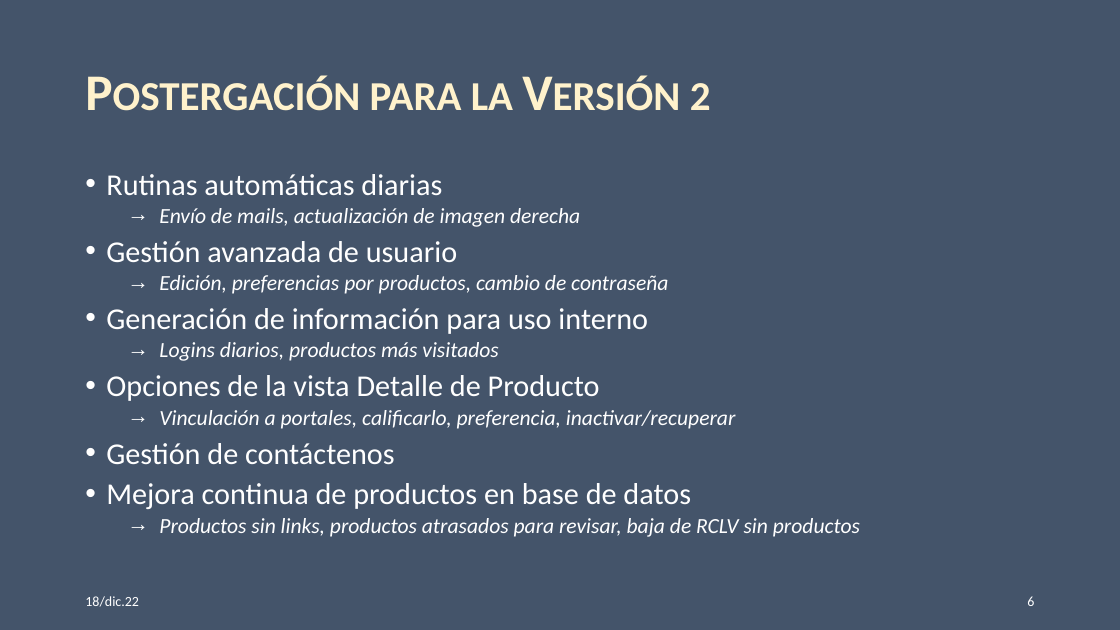
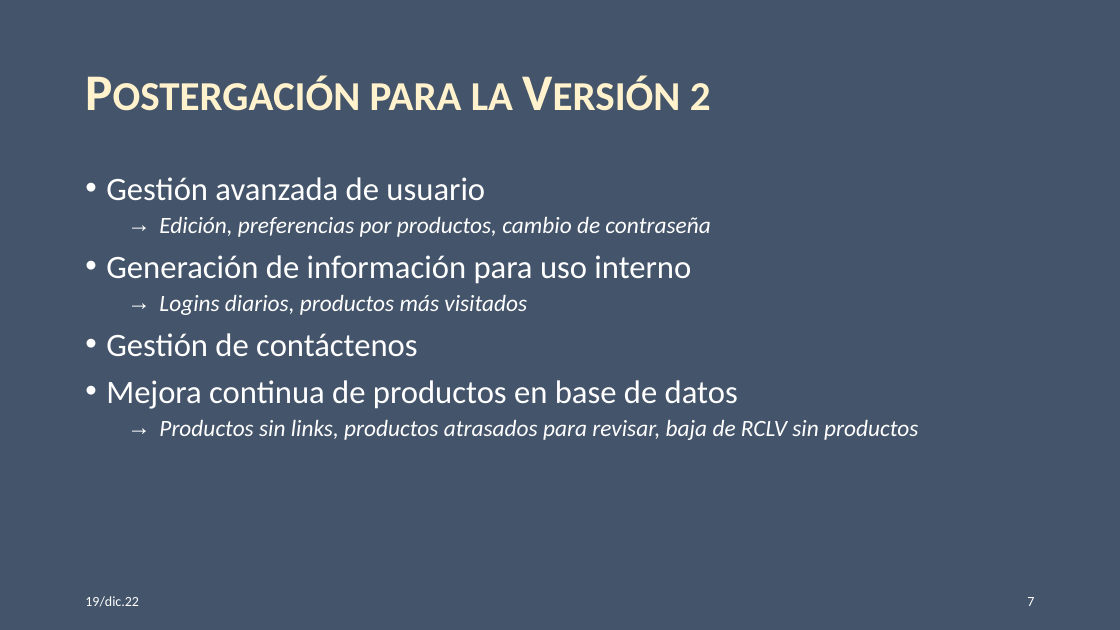
Before and after one commit to Diribar/ELC-Peliculas, a slide deck: slide 7 of 0-varios/Archivos-Office/Desarrollo web Teovisión v2.pptx (slide 6 before the commit). Drawn at 1120x630 pixels with LibreOffice and Linux fonts; fonts in the diff are those of the drawing. Boxes give left, top, right and bottom in pixels: in the first picture for what was removed or moved away, otherwise in the second. Text is boxed around its words. In the diff, an @@ line names an element or a change of style, - is before the commit and + after.

```diff
--- a/0-varios/Archivos-Office/Desarrollo web Teovisión v2.pptx
+++ b/0-varios/Archivos-Office/Desarrollo web Teovisión v2.pptx
@@ text "Gestión avanzada de usuario" at [106, 177, 918, 440]: size 25.9 to 28 pt in "Gestión avanzada de usuario", "Generación de información para uso interno", "Gestión de contáctenos", "Mejora continua de productos en base de ..."; size 18.5 to 20 pt in "Edición, preferencias por productos, cambio de contraseña", "Logins diarios, productos más visitados", "Productos sin links, productos atrasados para revisar, ..."; line spacing 0.8 to 0.9 @@
@@ text at [106, 174, 580, 227]: paragraphs removed @@
-• Rutinas automáticas diarias
-  → Envío de mails, actualización de imagen derecha
@@ text at [106, 375, 735, 429]: paragraphs removed @@
-• Opciones de la vista Detalle de Producto
-  → Vinculación a portales, calificarlo, preferencia, inactivar/recuperar
@@ text at [85, 596, 139, 607]: text changed @@
-18/dic.22
+19/dic.22
@@ page number at [1027, 597, 1034, 606]: text changed @@
-6
+7
```
Also in this commit, not shown: 13 other slides changed, 1 slide added, 10 other files.
